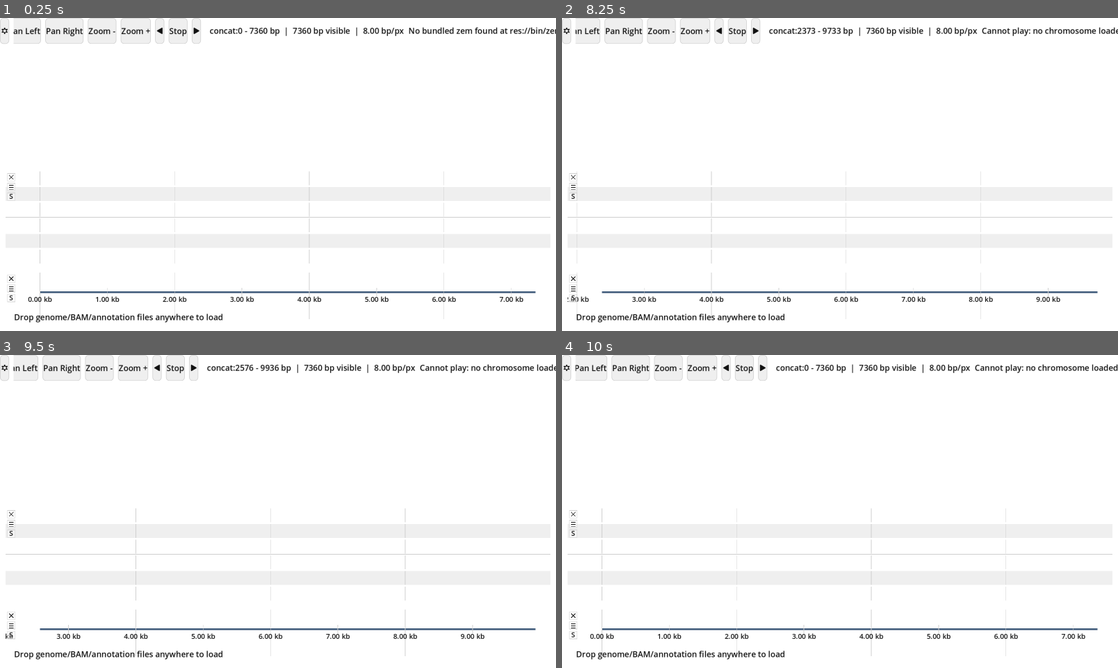
Above: before the commit, frames 1-4 (two rows, left to right).
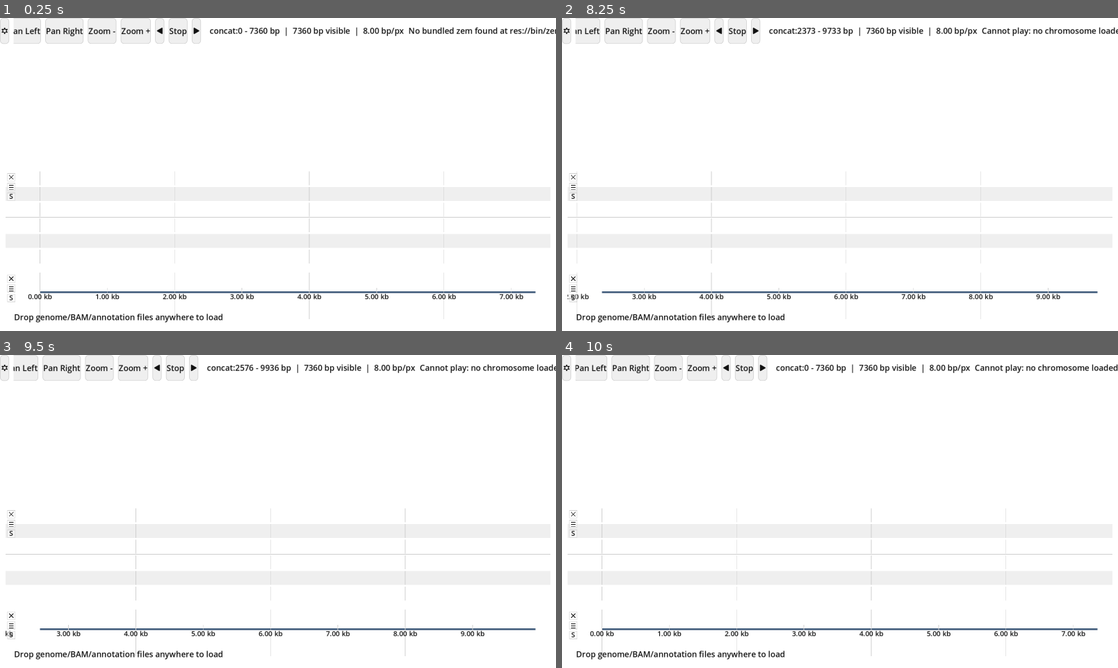
Above: after the commit, the same moments.

Repository: martinghunt/seqhiker
Game: Godot game, scene res://scenes/Main.tscn
The game is run twice, just before and just after one commit, with the same random seed, the same clock (stepped at 60 frames per second) and the same inputs.
Inputs (mouse positions are in pixels of both pictures, inside the frame that each line leads up to):
- Up to frame 1 (0.25 s): no input
- Up to frame 2 (8.25 s): click "C" at 0.5 s; click "Pan Left" at 1.25 s; click "Pan Right" at 2 s; click "Zoom -" at 2.75 s; click "Zoom +" at 3.5 s; click "B" at 4.25 s; click "Stop" at 5 s; click "A" at 5.75 s; tap Enter at 6.5, 8 s; drag from (840, 187) to (895, 105) at 6.52 s; tap Space at 7.25 s; drag from (728, 190) to (812, 237) at 7.27 s; move the mouse to (895, 105) at 8.02 s; hold Right from 8.03 s (still down)
- Up to frame 3 (9.5 s): release Right at 8.75 s; tap Space at 8.75 s; drag from (250, 574) to (111, 464) at 8.77 s
- Up to frame 4 (10 s): tap Enter at 9.5 s; move the mouse to (1006, 558) at 9.52 s; hold Left from 9.53 s (still down)

The runs differ from the first frame. In frame 1, 0.5% of the frame differs, in the area x 5-95%, y 88-91%; in frame 2, 0.5%; in frame 3, 0.5%; in frame 4, 0.5%.

Commit message:
tweak genome axis labels

Diff:
--- a/scripts/genome_view.gd
+++ b/scripts/genome_view.gd
@@ -1279,7 +1279,7 @@
 		var label_x := x0 + 4.0
 		var label_w := maxf(0.0, x1 - x0 - 8.0)
 		if label_w > 12.0:
-			draw_string(get_theme_default_font(), Vector2(label_x, top_y + 16.0), chr_label, HORIZONTAL_ALIGNMENT_LEFT, label_w, _font_size_medium, _axis_text_color())
+			draw_string(get_theme_default_font(), Vector2(label_x, top_y + 10.0), chr_label, HORIZONTAL_ALIGNMENT_LEFT, label_w, _font_size_medium, _axis_text_color())
 
 	var span := _plot_width() * bp_per_px
 	if span <= 0:
@@ -1355,7 +1355,7 @@
 		var label := str(tick_info.get("label", ""))
 		var x := float(tick_info.get("x", 0.0))
 		var label_w := font.get_string_size(label, HORIZONTAL_ALIGNMENT_LEFT, -1, font_size).x
-		draw_string(font, Vector2(x - label_w * 0.5, top_y + 54.0), label, HORIZONTAL_ALIGNMENT_LEFT, -1, font_size, _axis_text_color())
+		draw_string(font, Vector2(x - label_w * 0.5, top_y + 49.0), label, HORIZONTAL_ALIGNMENT_LEFT, -1, font_size, _axis_text_color())
 
 func _bp_in_concat_segment(bp: int) -> bool:
 	for seg in concat_segments:
@@ -1380,7 +1380,7 @@
 			var font := get_theme_default_font()
 			var font_size := _font_size_small
 			var label_w := font.get_string_size(label, HORIZONTAL_ALIGNMENT_LEFT, -1, font_size).x
-			draw_string(font, Vector2(x - label_w * 0.5, top_y + 54), label, HORIZONTAL_ALIGNMENT_LEFT, -1, font_size, _axis_text_color())
+			draw_string(font, Vector2(x - label_w * 0.5, top_y + 49), label, HORIZONTAL_ALIGNMENT_LEFT, -1, font_size, _axis_text_color())
 		tick += int(tick_step)
 
 func _draw_grid(area: Rect2) -> void:
